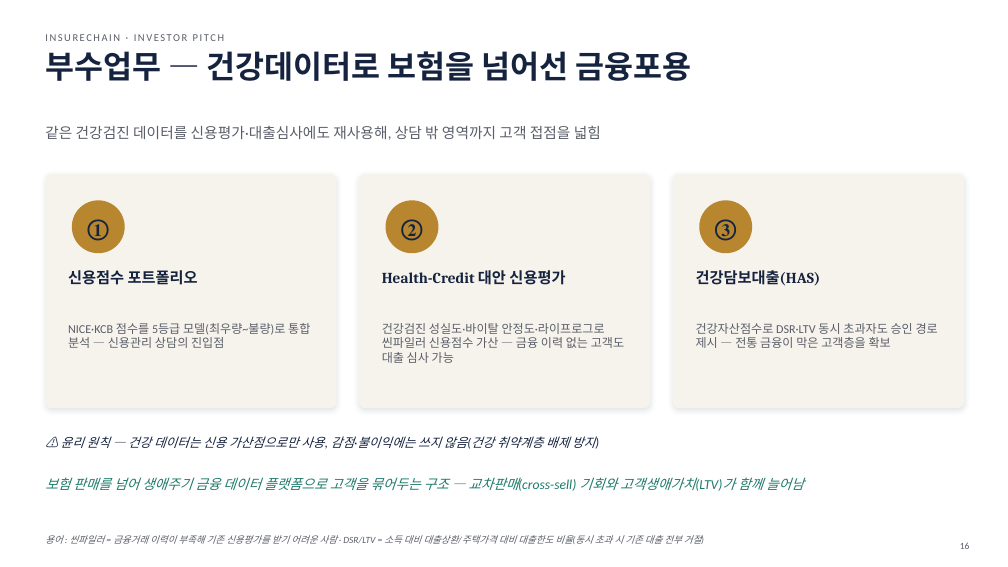
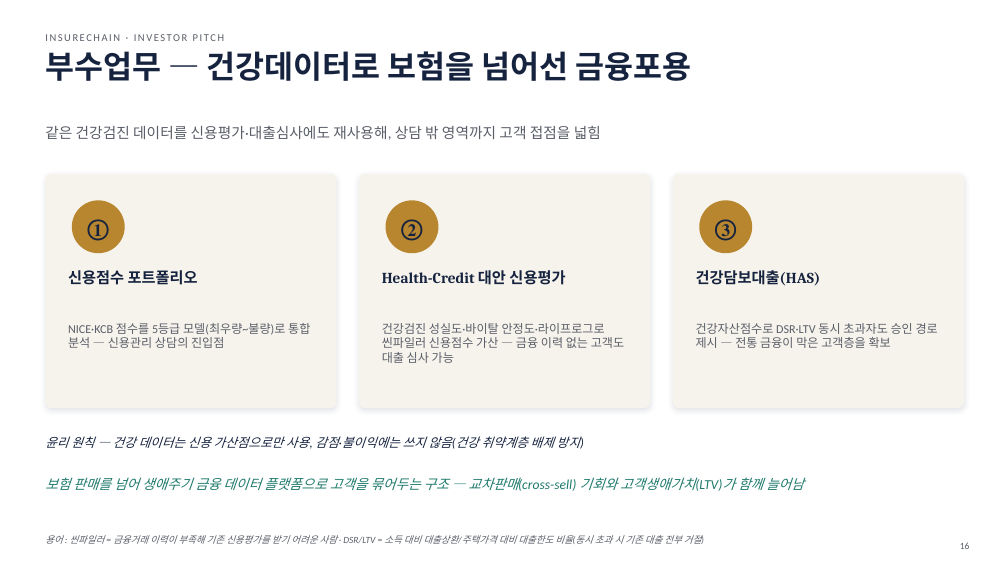
Before and after one commit to leeyonsei78/capstone_project_alpha, a slide deck: slide 16 of 인슈어체인_투자피칭_발표자료.pptx. Drawn at 1008x567 pixels with LibreOffice and Linux fonts; fonts in the diff are those of the drawing. Boxes give left, top, right and bottom in pixels: in the first picture for what was removed or moved away, otherwise in the second. Text is boxed around its words. In the diff, an @@ line names an element or a change of style, - is before the commit and + after.

```diff
--- a/인슈어체인_투자피칭_발표자료.pptx
+++ b/인슈어체인_투자피칭_발표자료.pptx
@@ text at [45,436,580,448]: text changed @@
-⚠ 윤리 원칙 — 건강 데이터는 신용 가산점으로만 사용, 감점·불이익에는 쓰지 않음(건강 취약계층 배제 방지)
+윤리 원칙 — 건강 데이터는 신용 가산점으로만 사용, 감점·불이익에는 쓰지 않음(건강 취약계층 배제 방지)
```
Also in this commit, not shown: 2 other slides changed, 1 other file.
